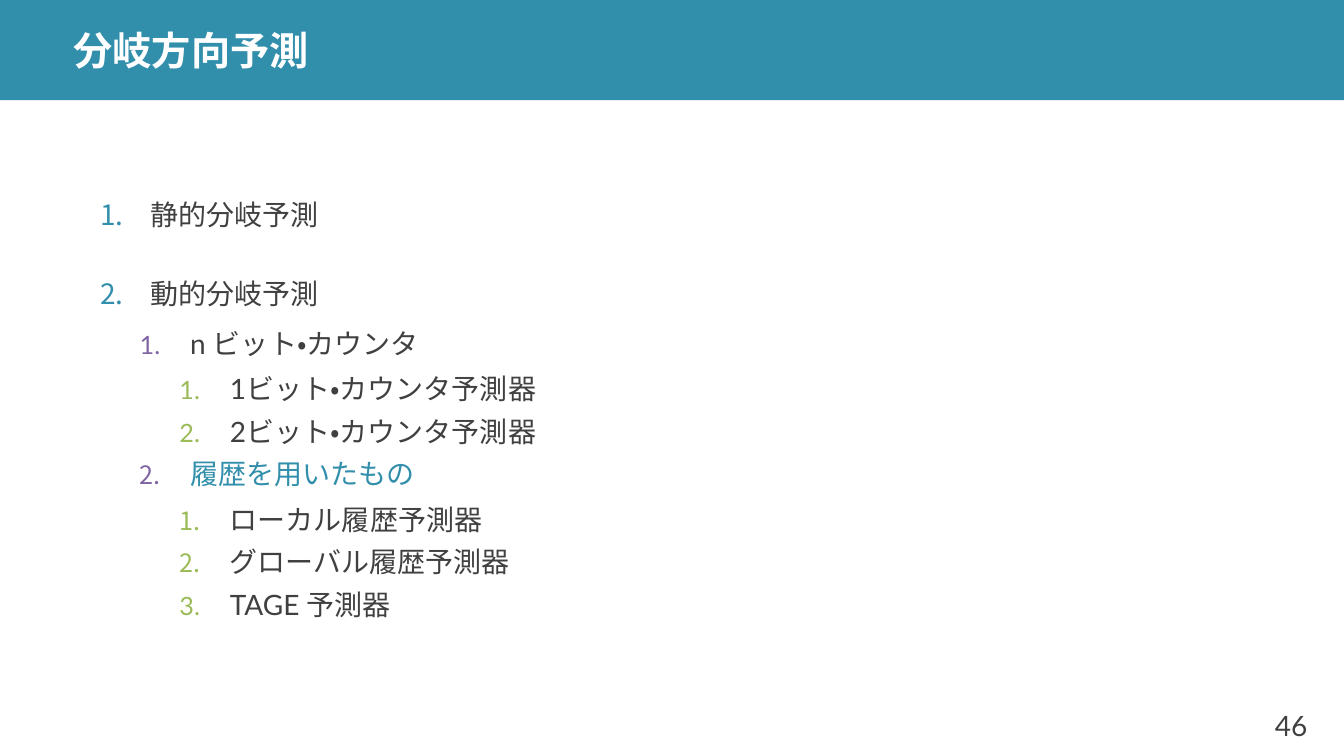
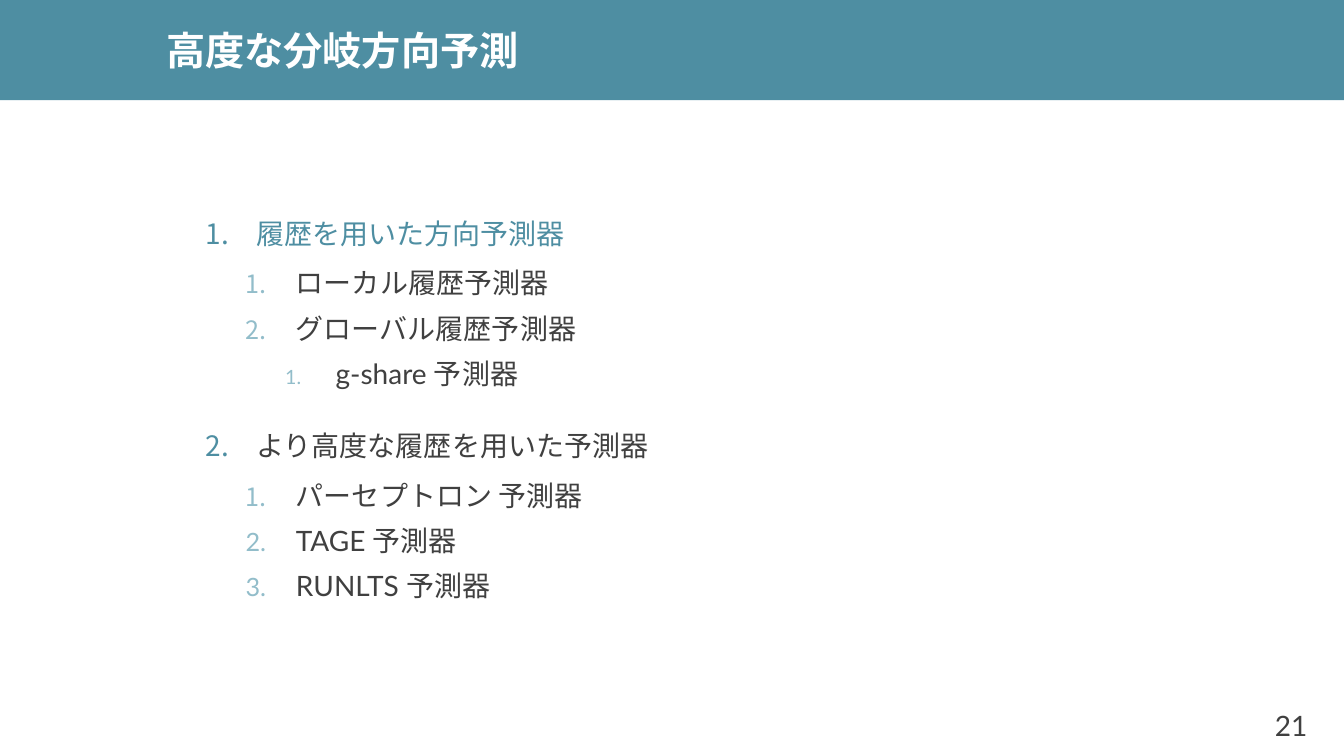
Before and after one commit to shioyadan/advanced-computer-organization, a slide deck: slide 21 of aco-shioya-06.pptx (slide 46 before the commit). Drawn at 1344x756 pixels with LibreOffice and Linux fonts; fonts in the diff are those of the drawing. Boxes give left, top, right and bottom in pixels: in the first picture for what was removed or moved away, otherwise in the second. Text is boxed around its words. In the diff, an @@ line names an element or a change of style, - is before the commit and + after.

```diff
--- a/aco-shioya-06.pptx
+++ b/aco-shioya-06.pptx
@@ rectangle at (x1=0, y1=0, x2=1344, y2=100): fill #328FAC to #4E8EA2 @@
@@ title at (x1=166, y1=31, x2=518, y2=69): text changed @@
-分岐方向予測
+高度な分岐方向予測
@@ text "履歴を用いた方向予測器" moved from (x1=150, y1=201, x2=536, y2=618) to (x1=256, y1=220, x2=648, y2=599) @@
@@ text at (x1=256, y1=220, x2=564, y2=247): text changed; text colour #404040 to #4E8EA2 @@
-1. 静的分岐予測
-2. 動的分岐予測
-  1. n ビット・カウンタ
-    1. 1ビット・カウンタ予測器
-    2. 2ビット・カウンタ予測器
-  2. 履歴を用いたもの
+1. 履歴を用いた方向予測器
@@ text at (x1=296, y1=269, x2=576, y2=554): list level 3 to 2 in "ローカル履歴予測器"; bullet colour #9BBB59 to #92BDCA; list level 3 to 2 in "グローバル履歴予測器"; list level 3 to 2 in "TAGE 予測器" @@
@@ text at (x1=256, y1=360, x2=648, y2=509): paragraphs added @@
+    1. g-share 予測器
+2. より高度な履歴を用いた予測器
+  1. パーセプトロン 予測器
@@ text at (x1=296, y1=572, x2=490, y2=599): paragraph added @@
+  3. RUNLTS 予測器
@@ page number at (x1=1275, y1=715, x2=1308, y2=736): text changed @@
-46
+21
```
Also in this commit, not shown: 41 other slides changed, 84 slides added, 51 slides removed, 3 other files.
